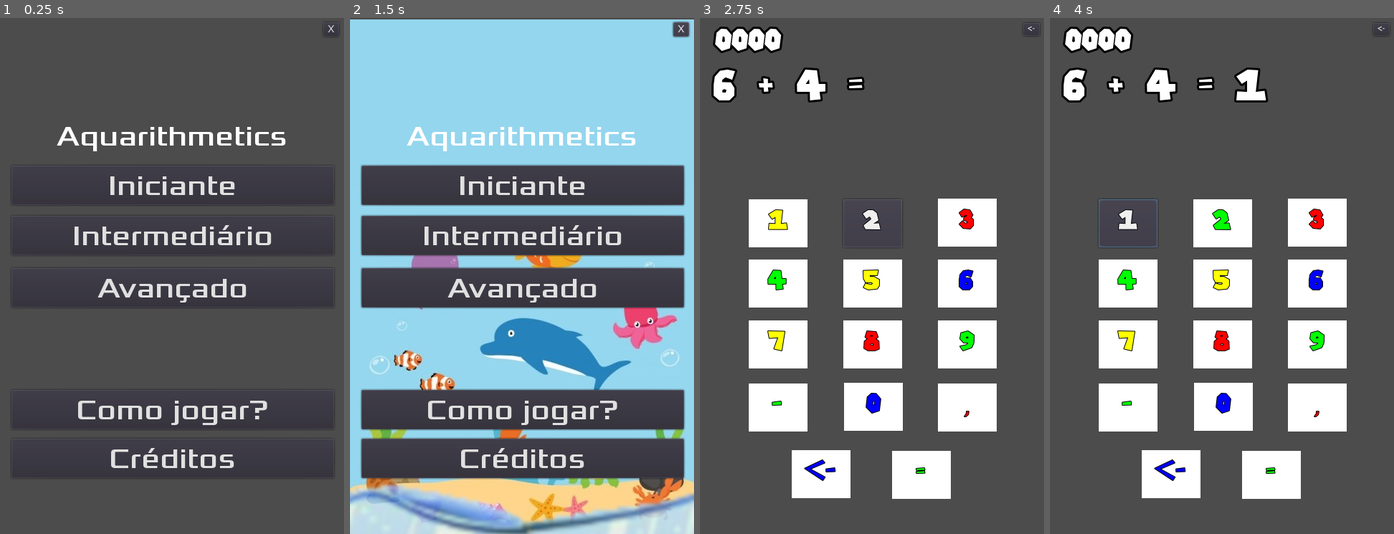
Above: before the commit, frames 1-4 (left to right).
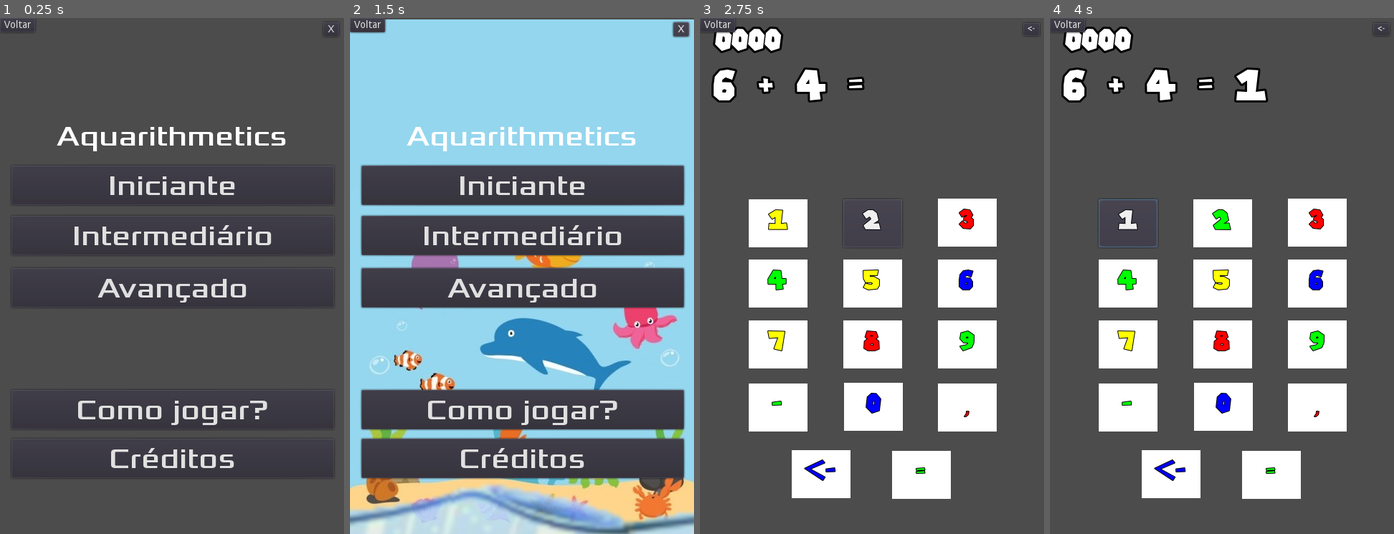
Above: after the commit, the same moments.

Repository: leandroruisjbv/aquarithmetics
Game: Godot game, scene res://cenas/Principal.tscn
The game is run twice, just before and just after one commit, with the same random seed, the same clock (stepped at 60 frames per second) and the same inputs.
Inputs (mouse positions are in pixels of both pictures, inside the frame that each line leads up to):
- Up to frame 1 (0.25 s): no input
- Up to frame 2 (1.5 s): click "Iniciante" at 0.5 s; click "<-" at 1.25 s
- Up to frame 3 (2.75 s): click "Intermediário" at 2 s
- Up to frame 4 (4 s): click (1067, 23) at 2.75 s, where only the run after the commit has a clickable "Voltar"; click "1" at 3.5 s

The runs differ from the first frame. In frame 1, less than 0.1% of the frame differs, in the area x 0-10%, y 0-3%; in frame 2, 6.9%, in the area x 0-100%, y 0-100%; in frame 3, 0.1%; in frame 4, 0.1%.

Commit message:
GameOver
Progresso na implementação da cena "Game Over"

Diff:
--- a/cenas/Agua.tscn
+++ b/cenas/Agua.tscn
@@ -76,7 +76,7 @@
 position = Vector2( 0, 240 )
 frames = SubResource( 2 )
 animation = "ondulações"
-frame = 2
+frame = 11
 playing = true
 
 [node name="CollisionShape2D" type="CollisionShape2D" parent="Ondas"]
--- a/cenas/GameOver.tscn
+++ b/cenas/GameOver.tscn
@@ -1,13 +1,20 @@
-[gd_scene load_steps=4 format=2]
+[gd_scene load_steps=6 format=2]
 
 [ext_resource path="res://assets/Xolonium-Regular.ttf" type="DynamicFontData" id=1]
-[ext_resource path="res://scripts/HUD.gd" type="Script" id=2]
+[ext_resource path="res://scripts/GameOver.gd" type="Script" id=2]
 
 [sub_resource type="DynamicFont" id=1]
 size = 40
 font_data = ExtResource( 1 )
 
-[node name="HUD" type="CanvasLayer"]
+[sub_resource type="DynamicFontData" id=2]
+font_path = "res://assets/SuperMario256.ttf"
+
+[sub_resource type="DynamicFont" id=3]
+size = 56
+font_data = SubResource( 2 )
+
+[node name="GameOver" type="CanvasLayer"]
 script = ExtResource( 2 )
 
 [node name="Mensagens" type="Label" parent="."]
@@ -17,37 +24,9 @@
 margin_right = 0.224548
 margin_bottom = 282.796
 custom_fonts/font = SubResource( 1 )
-text = "Aquarithmetics"
+text = "Game Over"
 align = 1
 autowrap = true
-__meta__ = {
-"_edit_use_anchors_": false
-}
-
-[node name="About" type="Button" parent="."]
-anchor_top = 0.5
-anchor_right = 1.0
-anchor_bottom = 0.5
-margin_left = 15.8878
-margin_top = 226.897
-margin_right = -14.1122
-margin_bottom = 281.897
-custom_fonts/font = SubResource( 1 )
-text = "Créditos"
-__meta__ = {
-"_edit_use_anchors_": false
-}
-
-[node name="Instructions" type="Button" parent="."]
-anchor_top = 0.5
-anchor_right = 1.0
-anchor_bottom = 0.5
-margin_left = 16.1122
-margin_top = 159.132
-margin_right = -13.8877
-margin_bottom = 214.132
-custom_fonts/font = SubResource( 1 )
-text = "Como jogar?"
 __meta__ = {
 "_edit_use_anchors_": false
 }
@@ -56,11 +35,24 @@
 wait_time = 2.0
 
 [node name="Label" type="Label" parent="."]
-margin_right = 40.0
-margin_bottom = 14.0
+anchor_left = 0.5
+anchor_top = 0.5
+anchor_right = 0.5
+anchor_bottom = 0.5
+margin_left = -62.0
+margin_top = -28.0
+margin_right = 62.0
+margin_bottom = 28.0
+custom_fonts/font = SubResource( 3 )
 text = "0000"
 __meta__ = {
 "_edit_use_anchors_": false
 }
-[connection signal="pressed" from="About" to="." method="_on_About_pressed"]
-[connection signal="pressed" from="Instructions" to="." method="_on_Instructions_pressed"]
+
+[node name="Button" type="Button" parent="."]
+margin_right = 12.0
+margin_bottom = 20.0
+text = "Voltar"
+__meta__ = {
+"_edit_use_anchors_": false
+}
--- a/cenas/Principal.tscn
+++ b/cenas/Principal.tscn
@@ -6,6 +6,7 @@
 [ext_resource path="res://cenas/HUD.tscn" type="PackedScene" id=4]
 [ext_resource path="res://cenas/Instrucoes.tscn" type="PackedScene" id=5]
 [ext_resource path="res://cenas/Creditos.tscn" type="PackedScene" id=6]
+[ext_resource path="res://cenas/GameOver.tscn" type="PackedScene" id=7]
 
 [node name="Principal" type="Area2D"]
 script = ExtResource( 3 )
@@ -24,6 +25,8 @@
 [node name="Creditos" parent="." instance=ExtResource( 6 )]
 
 [node name="Instrucoes" parent="." instance=ExtResource( 5 )]
+
+[node name="GameOver" parent="." instance=ExtResource( 7 )]
 [connection signal="about" from="HUD" to="." method="_on_HUD_about"]
 [connection signal="close_app" from="HUD" to="." method="_on_HUD_close_app"]
 [connection signal="instructions" from="HUD" to="." method="_on_HUD_instructions"]
--- /dev/null
+++ b/scripts/GameOver.gd
@@ -0,0 +1,71 @@
+# Script Game Over
+extends CanvasLayer
+
+signal start_easy
+signal start_medium
+signal start_hard
+signal quit_game
+signal close_app
+
+signal about
+signal instructions
+
+
+# Called when the node enters the scene tree for the first time.
+func _ready():
+	apagar_luzes()
+	pass # Replace with function body.
+
+func show_message(text: String):
+	$Mensagens.text = text
+	$Mensagens.show()
+	$MessageTimer.start()
+
+
+func apagar_luzes():
+	$Mensagens.hide()
+
+
+	#$QuitGame.show()
+	$Label.hide()
+
+func acender_luzes():
+	$Mensagens.show()
+	$Easy.show()
+	$Medium.show()
+	$Hard.show()
+
+	$About.show()
+	$Instructions.show()
+
+	$QuitGame.hide()
+	$CloseApp.show()
+
+
+func _on_Easy_pressed():
+	emit_signal("start_easy")
+	apagar_luzes()
+
+func _on_Medium_pressed():
+	emit_signal("start_medium")
+	apagar_luzes()
+
+func _on_Hard_pressed():
+	emit_signal("start_hard")
+	apagar_luzes()
+
+func _on_QuitGame_pressed():
+	emit_signal("quit_game")
+
+
+func _on_Instructions_pressed():
+	emit_signal("instructions")
+
+
+func _on_About_pressed():
+	emit_signal("about")
+
+
+func _on_CloseApp_pressed():
+	emit_signal("close_app")
+	pass # Replace with function body.
Not shown: 1 places in cenas/HUD.tscn that only renumber resources
Not shown: 1 places in cenas/Principal.tscn that only renumber resources
